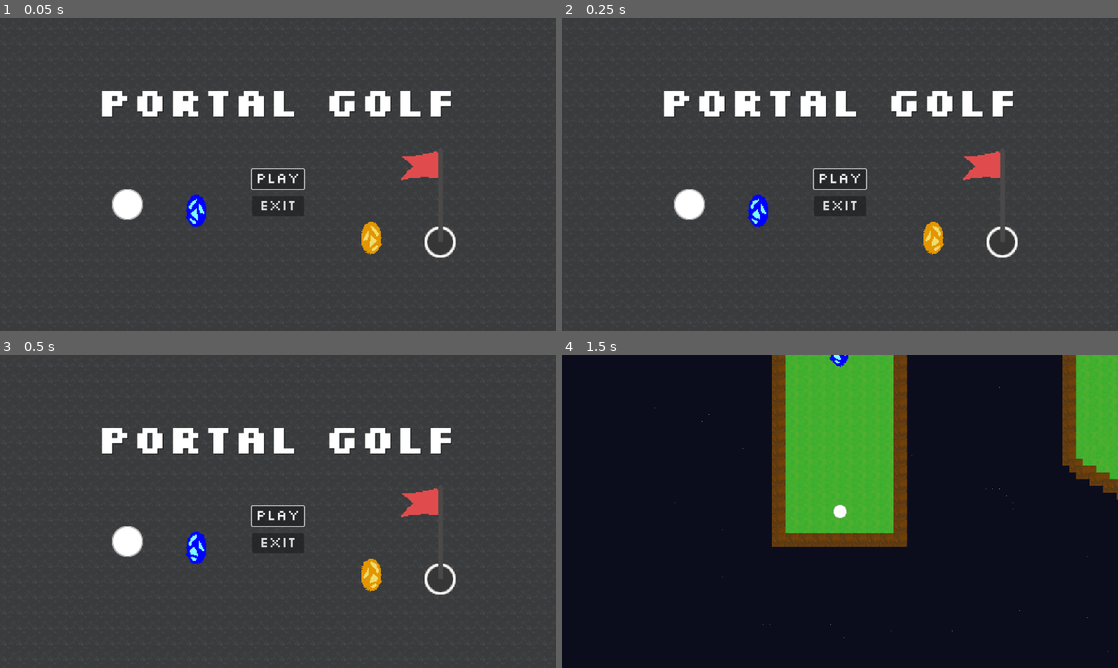
Above: before the commit, frames 1-4 (two rows, left to right).
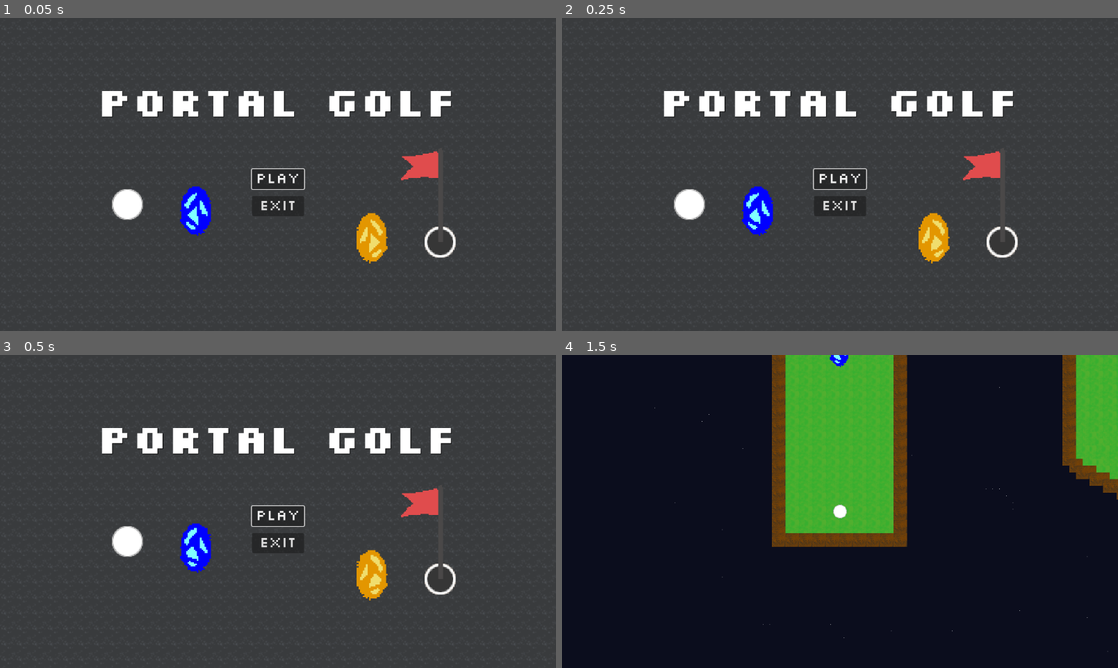
Above: after the commit, the same moments.

Repository: turtureanu/portal-golf
Game: Godot game, scene res://main.tscn
Same seed, same stepped clock (60 frames per second), same inputs: the game is played once before the commit and once after it.
Inputs (mouse positions are in pixels of both pictures, inside the frame that each line leads up to):
- Up to frame 1 (0.05 s): no input
- Up to frame 2 (0.25 s): no input
- Up to frame 3 (0.5 s): no input
- Up to frame 4 (1.5 s): click "Play" at 0.5 s; tap Enter at 1.25 s; move the mouse to (962, 495) at 1.27 s

The runs differ from the first frame. In frame 1, 1.1% of the frame differs, in the area x 32-70%, y 53-79%; in frame 2, 1.1%; in frame 3, 1.1%; in frame 4, nothing differs.

Commit message:
fix: portalts scale on start screen

Diff:
--- a/main.tscn
+++ b/main.tscn
@@ -137,9 +137,11 @@
 
 [node name="Portal-blue" parent="." instance=ExtResource("6_272bh")]
 position = Vector2(408, 400)
+scale = Vector2(1.5, 1.5)
 
 [node name="Portal-orange" parent="." instance=ExtResource("7_5vw27")]
 position = Vector2(768, 456)
+scale = Vector2(1.5, 1.5)
 
 [node name="Classic-ball" type="Sprite2D" parent="."]
 position = Vector2(264, 386)
